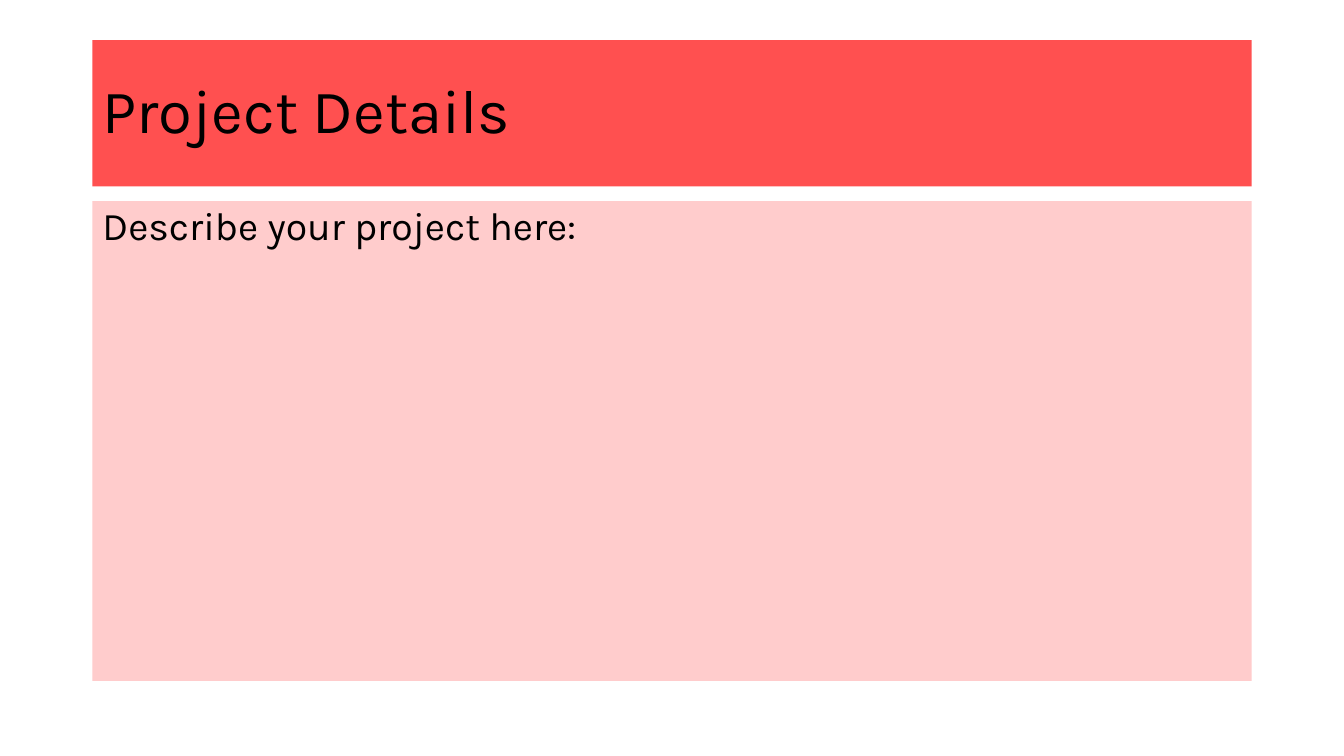
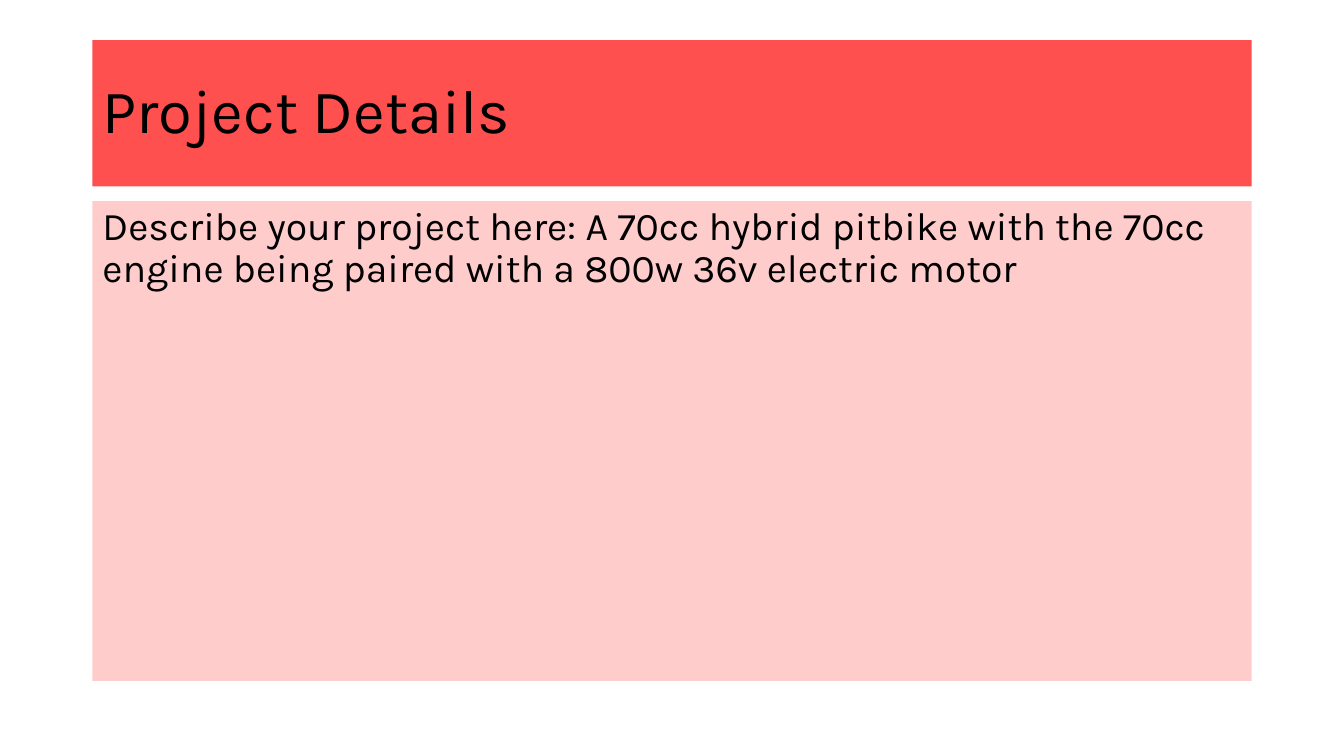
Before and after one commit to Heinrich70/Heinrich-13-Di-70cc-hybrid-pitbike, a slide deck: slide 2 of AS91904 Electronics Heinrich Venter.pptx. Drawn at 1344x756 pixels with LibreOffice and Linux fonts; fonts in the diff are those of the drawing. Boxes give left, top, right and bottom in pixels: in the first picture for what was removed or moved away, otherwise in the second. Text is boxed around its words. In the diff, an @@ line names an element or a change of style, - is before the commit and + after.

```diff
--- a/AS91904 Electronics Heinrich Venter.pptx
+++ b/AS91904 Electronics Heinrich Venter.pptx
@@ text at (102,213,1205,292): text changed @@
-Describe your project here:
+Describe your project here: A 70cc hybrid pitbike with the 70cc engine being paired with a 800w 36v electric motor
```
Also in this commit, not shown: 7 other slides changed.
